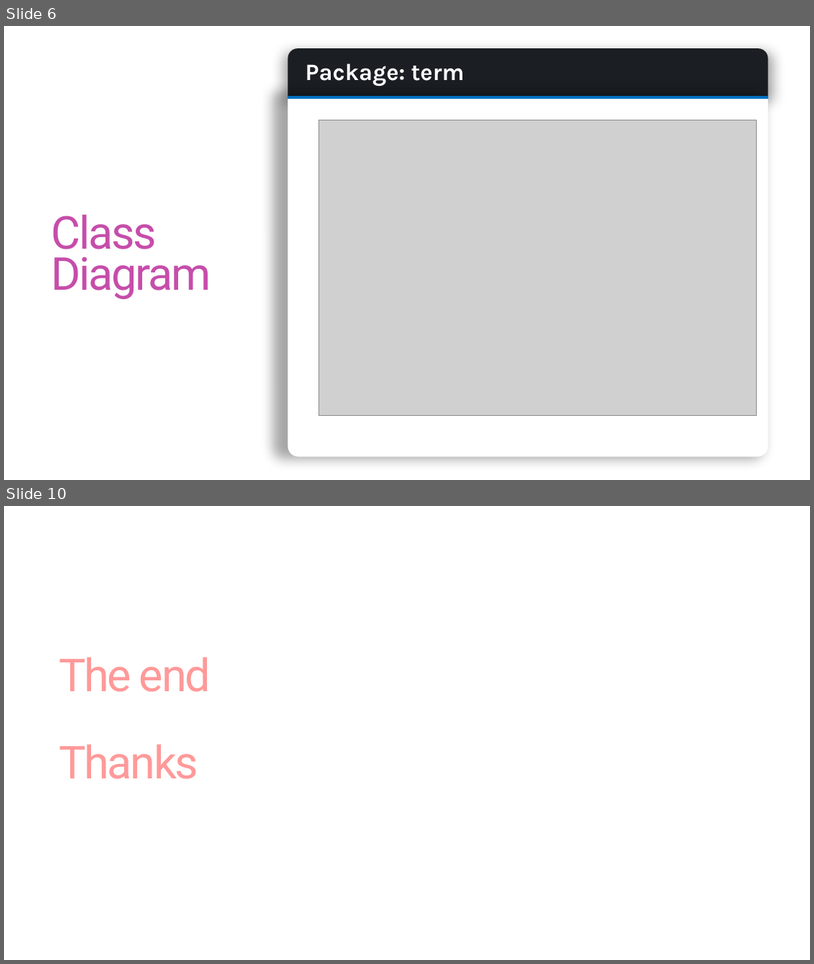
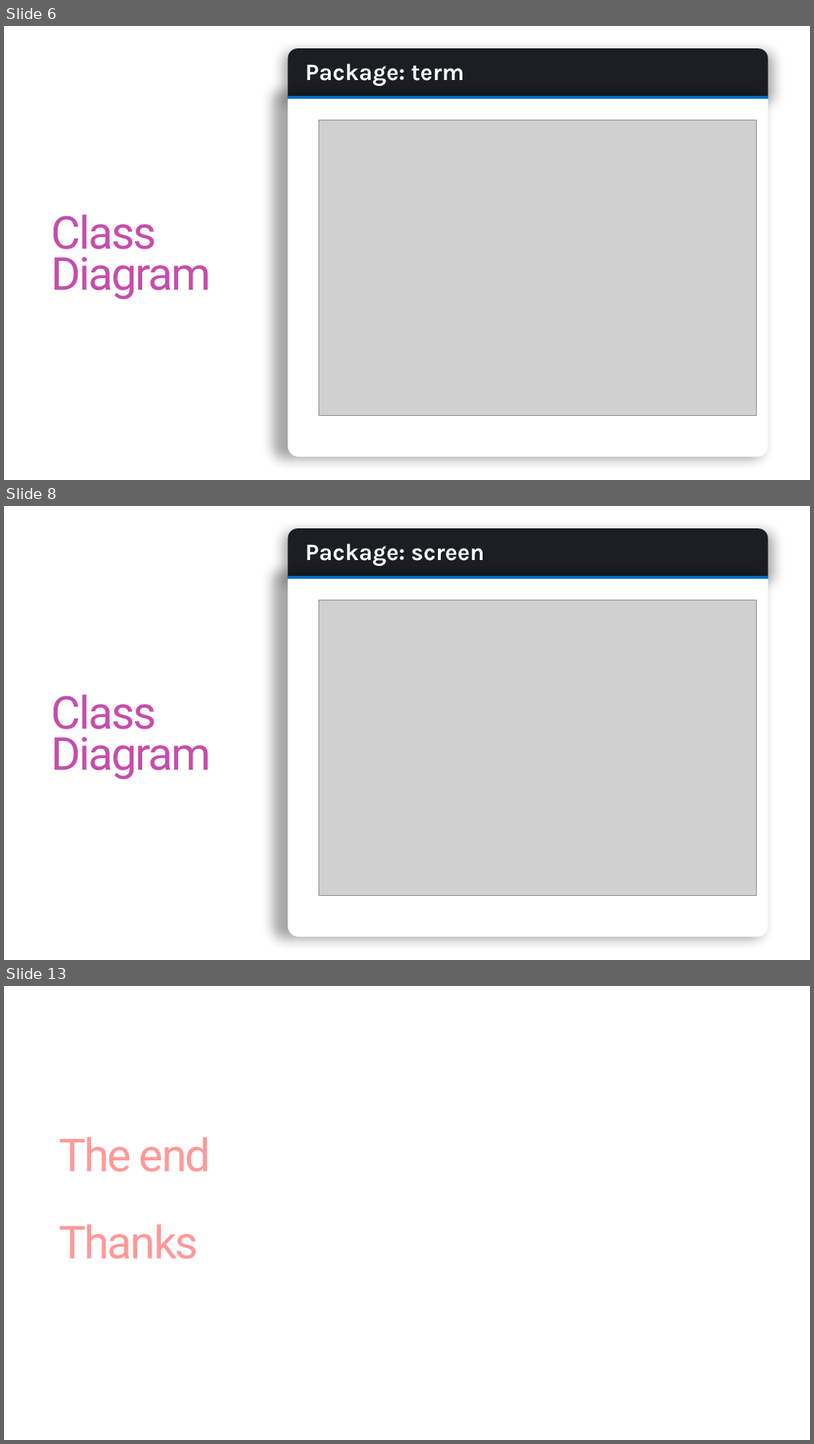
Before and after one commit to jazzDung/OOP.DSAI.20202.6, a slide deck: presentation.pptx. Shown one above the other, each under a label of ours: slides 6 and 10 before the commit, slides 6, 8 and 13 after it; the slides between them are not shown. The pictures are 814x964 and 814x1444 pixels, drawn with LibreOffice and Linux fonts; fonts in the diff are those of the drawing; grey boxes stand for pictures. Boxes give left, top, right and bottom in pixels: in the first picture for what was removed or moved away, otherwise in the second. Text is boxed around its words. In the diff, an @@ line names an element or a change of style, - is before the commit and + after.

```diff
--- a/presentation.pptx
+++ b/presentation.pptx
@@ slide 8 added at (4,506,810,960), background #FFFFFF @@
@@ group added at (288,528,769,937): 2 round same rects, 1 text, 1 line @@
+Package: screen
@@ picture added at (319,600,757,896) @@
@@ text added at (52,694,211,779), 54 pt, text gradient #C64DAA to #3581F5 @@
+Class Diagram
@@ what was slide 10 is now slide 13 @@
```
Also in this commit, not shown: 4 slides changed, 4 other slides added, 2 slides removed, 9 other files.
